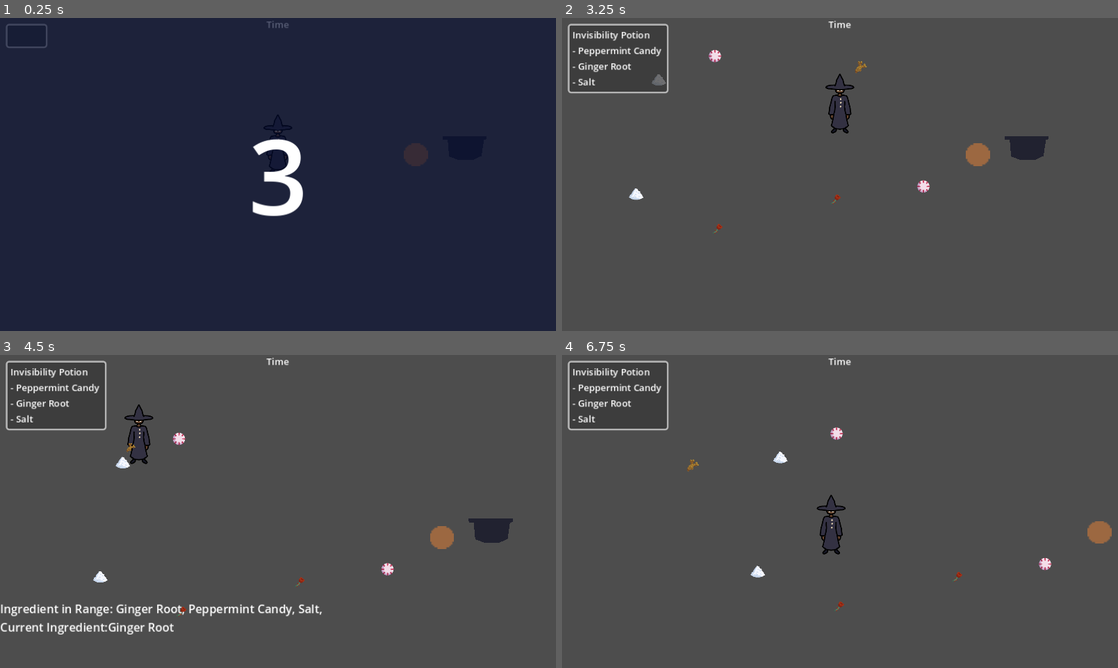
Above: before the commit, frames 1-4 (two rows, left to right).
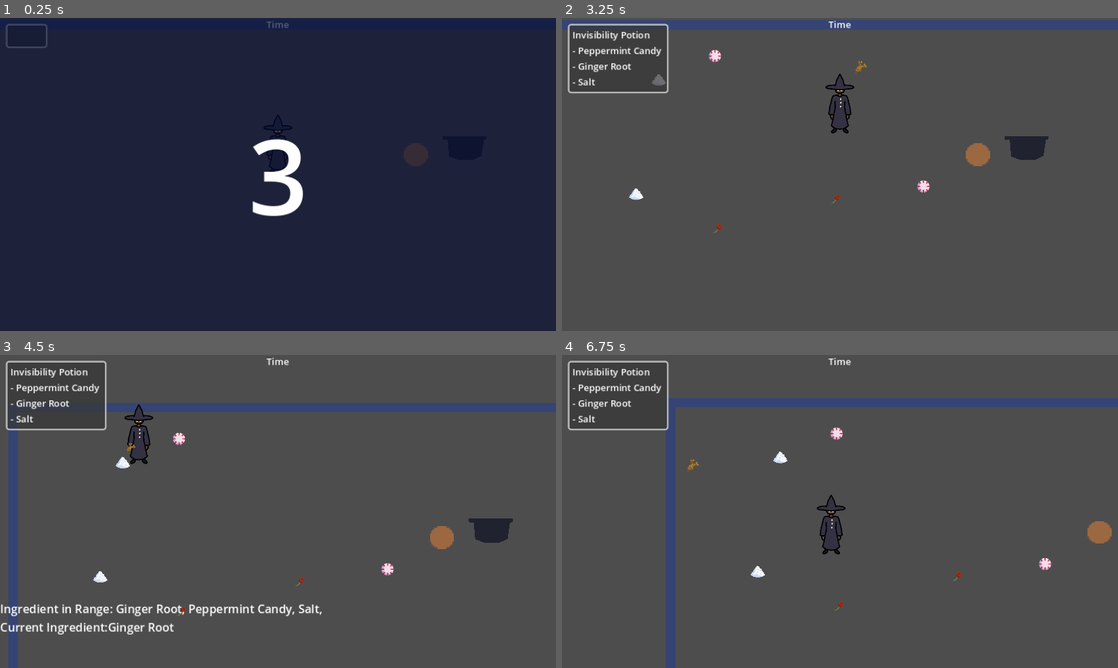
Above: after the commit, the same moments.

Repository: aryuserious/witch-in-training
Game: Godot game, scene res://scenes/level_1.tscn
The game is run twice, just before and just after one commit, with the same random seed, the same clock (stepped at 60 frames per second) and the same inputs.
Inputs:
- Up to frame 1 (0.25 s): no input
- Up to frame 2 (3.25 s): tap Enter at 0.5, 2.75 s; hold D (right) 0.53-1.28 s; tap Q (drop) at 0.6, 2.85 s; hold S (down) 1.28-2.03 s; tap E (pickup) at 1.35 s; tap Space at 2 s; hold D (right) 2.03-2.78 s; tap 1 (show-hide stats) at 2.1 s; hold W (up) from 2.78 s (still down)
- Up to frame 3 (4.5 s): release W (up) at 3.53 s; hold A (left) from 3.53 s (still down); tap E (pickup) at 3.6 s; tap 1 (show-hide stats) at 4.35 s
- Up to frame 4 (6.75 s): release A (left) at 5.03 s; hold S (down) 5.03-5.78 s; tap Q (drop) at 5.1 s; hold D (right) 5.78-6.53 s; tap E (pickup) at 5.85 s; hold W (up) from 6.53 s (still down); tap 1 (show-hide stats) at 6.6 s

The runs differ from the first frame. In frame 2, 2.7% of the frame differs, in the area x 0-100%, y 0-4%; in frame 3, 3.6%; in frame 4, 3.8%, in the area x 18-100%, y 13-100%.

Commit message:
add border

Diff:
--- a/scenes/level_1.tscn
+++ b/scenes/level_1.tscn
@@ -6,6 +6,19 @@
 [ext_resource type="PackedScene" uid="uid://bxagv38tvr6qd" path="res://scenes/cauldron_detection.tscn" id="5_42agb"]
 [ext_resource type="PackedScene" uid="uid://c6uq1yph8uswp" path="res://scenes/stats.tscn" id="5_xuif7"]
 [ext_resource type="PackedScene" uid="uid://bxg1rh7mqq515" path="res://scenes/hud.tscn" id="6_mlbeg"]
+[ext_resource type="Texture2D" uid="uid://dj4ygkw1wgugc" path="res://assets/Block0.png" id="7_jy1q0"]
+
+[sub_resource type="RectangleShape2D" id="RectangleShape2D_lv6tj"]
+size = Vector2(16, 576)
+
+[sub_resource type="RectangleShape2D" id="RectangleShape2D_u4m4p"]
+size = Vector2(1008, 16)
+
+[sub_resource type="RectangleShape2D" id="RectangleShape2D_557q4"]
+size = Vector2(16, 592)
+
+[sub_resource type="RectangleShape2D" id="RectangleShape2D_bxjvc"]
+size = Vector2(992, 16)
 
 [node name="Level1" type="Node2D"]
 y_sort_enabled = true
@@ -42,5 +55,50 @@
 one_shot = true
 autostart = true
 
+[node name="Border" type="StaticBody2D" parent="."]
+collision_mask = 0
+
+[node name="CollisionShape2D" type="CollisionShape2D" parent="Border"]
+position = Vector2(-24, 272)
+shape = SubResource("RectangleShape2D_lv6tj")
+
+[node name="CollisionShape2D2" type="CollisionShape2D" parent="Border"]
+position = Vector2(472, -24)
+shape = SubResource("RectangleShape2D_u4m4p")
+
+[node name="CollisionShape2D3" type="CollisionShape2D" parent="Border"]
+position = Vector2(984, 264)
+shape = SubResource("RectangleShape2D_557q4")
+
+[node name="CollisionShape2D4" type="CollisionShape2D" parent="Border"]
+position = Vector2(480, 552)
+shape = SubResource("RectangleShape2D_bxjvc")
+
+[node name="Sprite2D" type="Sprite2D" parent="Border"]
+modulate = Color(0.207, 0.266033, 0.46, 1)
+position = Vector2(480, -24)
+scale = Vector2(64, 1)
+texture = ExtResource("7_jy1q0")
+
+[node name="Sprite2D2" type="Sprite2D" parent="Border"]
+modulate = Color(0.207, 0.266033, 0.46, 1)
+position = Vector2(480, 552)
+scale = Vector2(64, 1)
+texture = ExtResource("7_jy1q0")
+
+[node name="Sprite2D3" type="Sprite2D" parent="Border"]
+modulate = Color(0.207, 0.266033, 0.46, 1)
+position = Vector2(-23.5402, 260)
+rotation = 1.5708
+scale = Vector2(36.25, 1.04961)
+texture = ExtResource("7_jy1q0")
+
+[node name="Sprite2D4" type="Sprite2D" parent="Border"]
+modulate = Color(0.207, 0.266033, 0.46, 1)
+position = Vector2(983.296, 260)
+rotation = 1.5708
+scale = Vector2(36.25, 1.0496)
+texture = ExtResource("7_jy1q0")
+
 [connection signal="body_entered" from="CauldronDetection" to="Cauldron" method="_on_detection_body_entered"]
 [connection signal="body_exited" from="CauldronDetection" to="Cauldron" method="_on_detection_body_exited"]
Not shown: 1 places in scenes/level_1.tscn that only renumber resources
